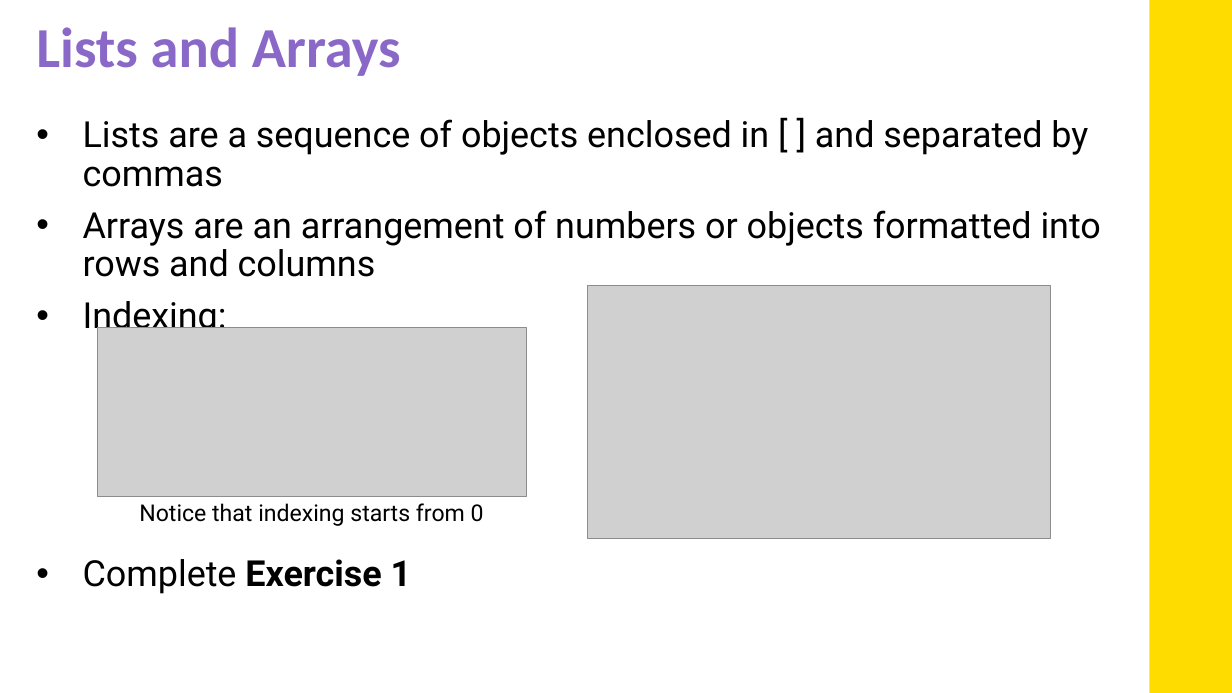
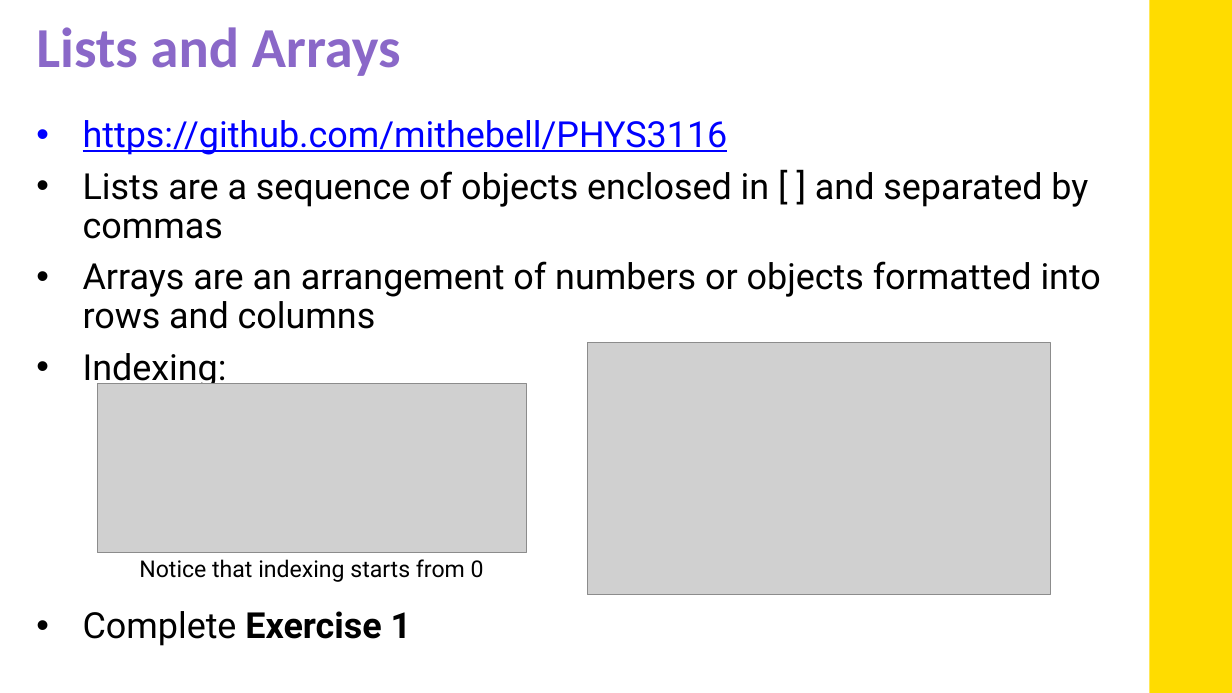
Before and after one commit to mithebell/PHYS3116, a slide deck: slide 2 of Week 3/wk3_PHYS3116_2025T3_spotted_python_slides.pptx. Drawn at 1232x693 pixels with LibreOffice and Linux fonts; fonts in the diff are those of the drawing; grey boxes stand for pictures; background and template pictures are left out. Boxes give left, top, right and bottom in pixels: in the first picture for what was removed or moved away, otherwise in the second. Text is boxed around its words. In the diff, an @@ line names an element or a change of style, - is before the commit and + after.

Commit message:
updated slides

```diff
--- a/Week 3/wk3_PHYS3116_2025T3_spotted_python_slides.pptx
+++ b/Week 3/wk3_PHYS3116_2025T3_spotted_python_slides.pptx
@@ text at [83, 120, 728, 155]: paragraph added @@
+• https://github.com/mithebell/PHYS3116
@@ 2 pictures, 1 text: place and size @@
-2 pictures, 1 text at [97, 286, 1050, 538]
+2 pictures, 1 text at [97, 342, 1050, 594]
```
Also in this commit, not shown: 2 other files.
